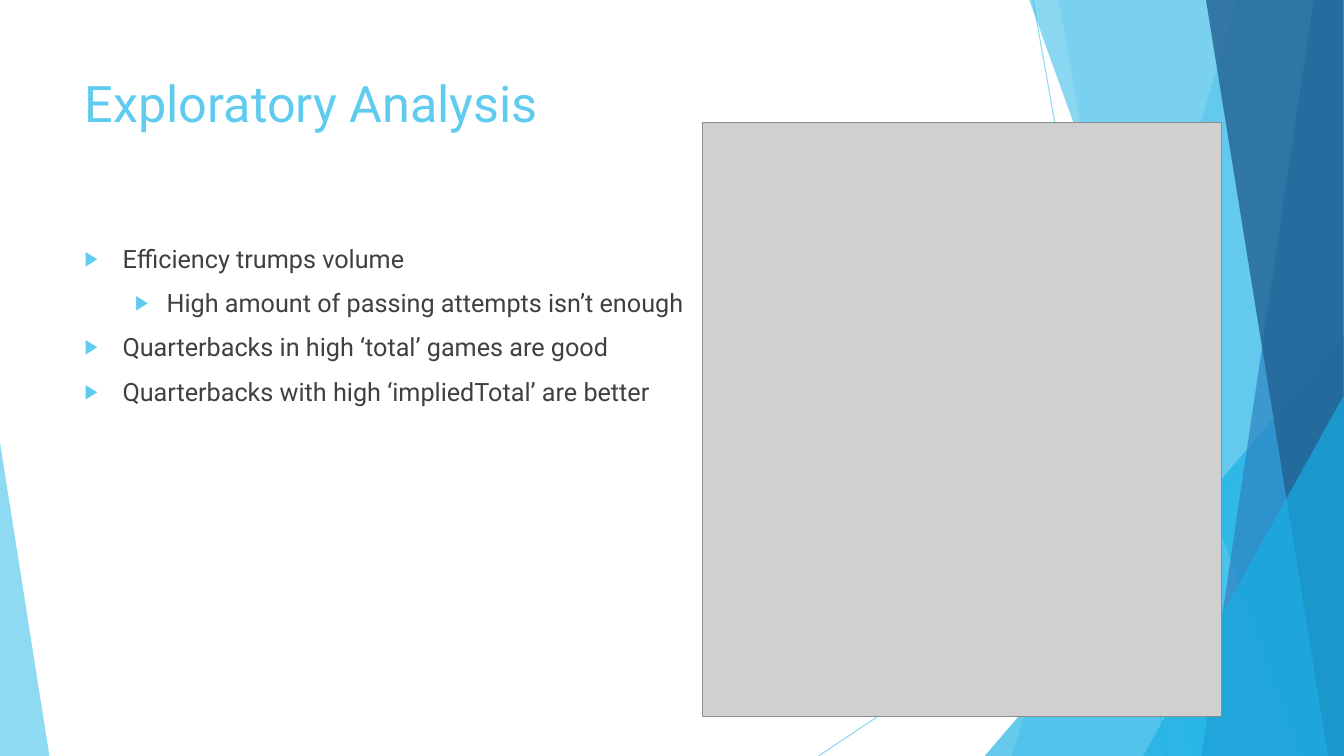
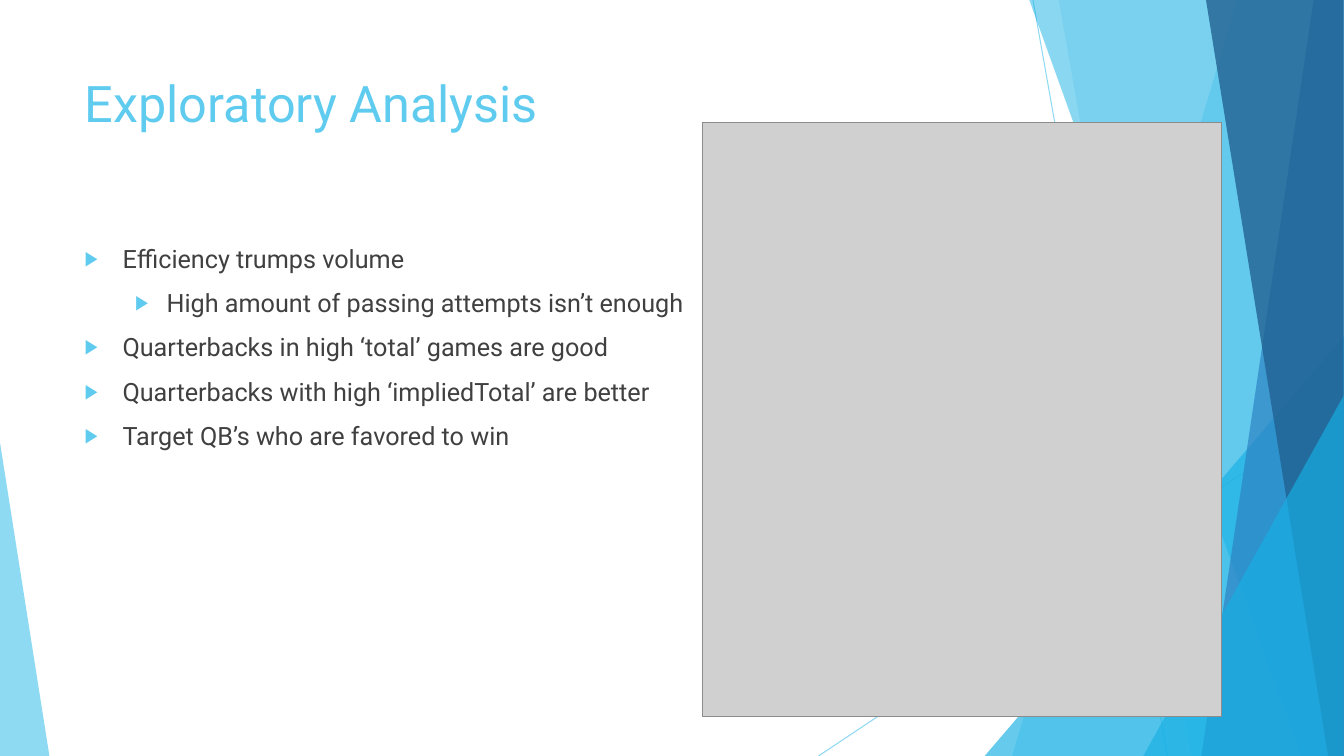
Before and after one commit to mries14/Springboard, a slide deck: slide 5 of Capstone2/capstone2Writeups/PredictingFantasyPoints.pptx. Drawn at 1344x756 pixels with LibreOffice and Linux fonts; fonts in the diff are those of the drawing; grey boxes stand for pictures. Boxes give left, top, right and bottom in pixels: in the first picture for what was removed or moved away, otherwise in the second. Text is boxed around its words. In the diff, an @@ line names an element or a change of style, - is before the commit and + after.

Commit message:
adding .ppt presentation updates

```diff
--- a/Capstone2/capstone2Writeups/PredictingFantasyPoints.pptx
+++ b/Capstone2/capstone2Writeups/PredictingFantasyPoints.pptx
@@ text at (x1=123, y1=426, x2=509, y2=451): paragraph added @@
+▶ Target QB’s who are favored to win
```
Also in this commit, not shown: 1 slide added.
